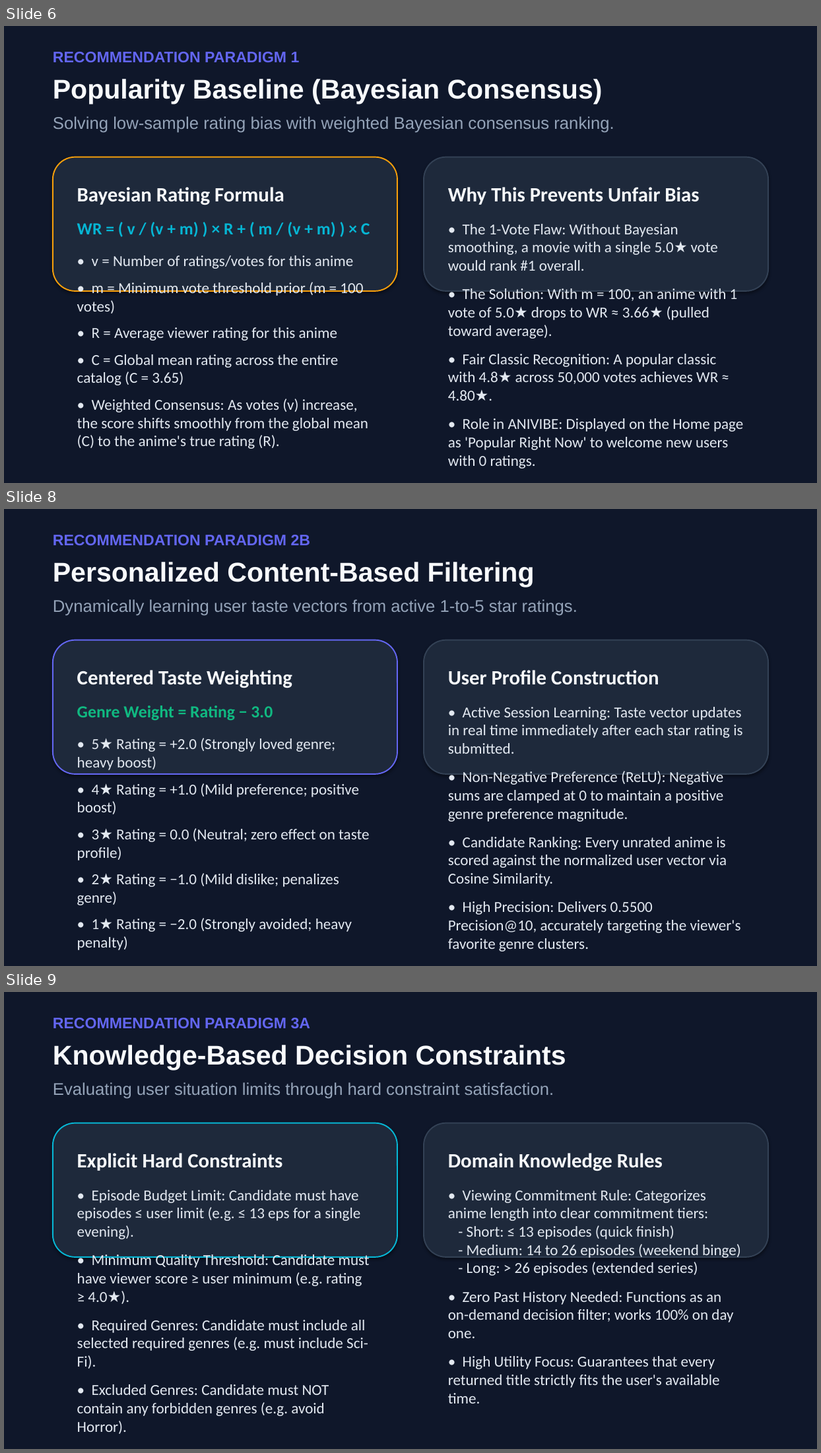
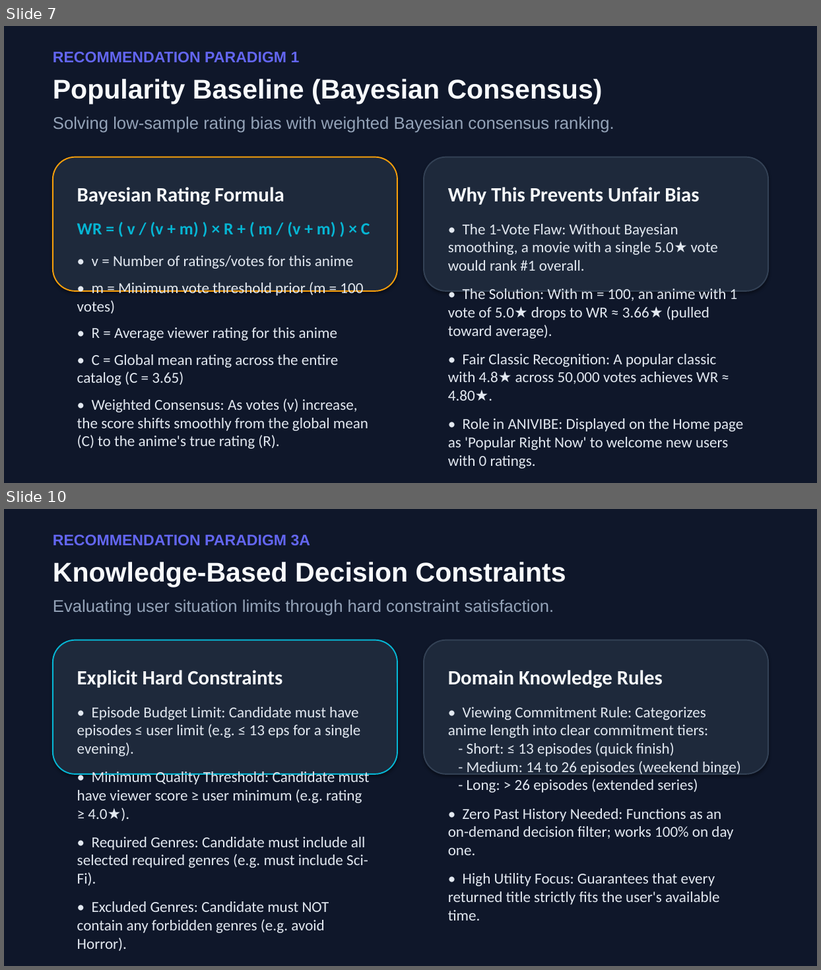
Before and after one commit to manisandar/anime-dsrs, a slide deck: ANIVIBE_Presentation.pptx. Shown one above the other, each under a label of ours: slides 6, 8 and 9 before the commit, slides 7 and 10 after it; the slides between them are not shown. The pictures are 821x1453 and 821x970 pixels, drawn with LibreOffice and Linux fonts; fonts in the diff are those of the drawing. Boxes give left, top, right and bottom in pixels: in the first picture for what was removed or moved away, otherwise in the second. Text is boxed around its words. In the diff, an @@ line names an element or a change of style, - is before the commit and + after.

Commit message:
Update Content-Based Filtering with CountVectorizer and Cosine Similarity, and add Title 1 - Introduction presentation slide

```diff
--- a/ANIVIBE_Presentation.pptx
+++ b/ANIVIBE_Presentation.pptx
@@ slide 8 removed at box(4, 509, 817, 966), background #FFFFFF @@
@@ rectangle removed at box(4, 509, 817, 966) @@
@@ text removed at box(53, 535, 311, 545) @@
-RECOMMENDATION PARADIGM 2B
@@ text removed at box(53, 562, 535, 587) @@
-Personalized Content-Based Filtering
@@ text removed at box(53, 599, 578, 616) @@
-Dynamically learning user taste vectors from active 1-to-5 star ratings.
@@ rounded rectangle removed at box(53, 640, 397, 774) @@
@@ rounded rectangle removed at box(424, 640, 768, 774) @@
@@ text removed at box(77, 670, 369, 951) @@
-Centered Taste Weighting
-Genre Weight = Rating − 3.0
-• 5★ Rating = +2.0 (Strongly loved genre; heavy boost)
-• 4★ Rating = +1.0 (Mild preference; positive boost)
-• 3★ Rating = 0.0 (Neutral; zero effect on taste profile)
-• 2★ Rating = −1.0 (Mild dislike; penalizes genre)
-• 1★ Rating = −2.0 (Strongly avoided; heavy penalty)
@@ text removed at box(448, 670, 743, 952) @@
-User Profile Construction
-• Active Session Learning: Taste vector updates in real time immediately after each star rating is submitted.
-• Non-Negative Preference (ReLU): Negative sums are clamped at 0 to maintain a positive genre preference magnitude.
-• Candidate Ranking: Every unrated anime is scored against the normalized user vector via Cosine Similarity.
-• High Precision: Delivers 0.5500 Precision@10, accurately targeting the viewer's favorite genre clusters.
@@ what was slide 6 is now slide 7 @@
@@ what was slide 9 is now slide 10 @@
```
Also in this commit, not shown: 2 slides changed, 2 slides added, 11 other files.
